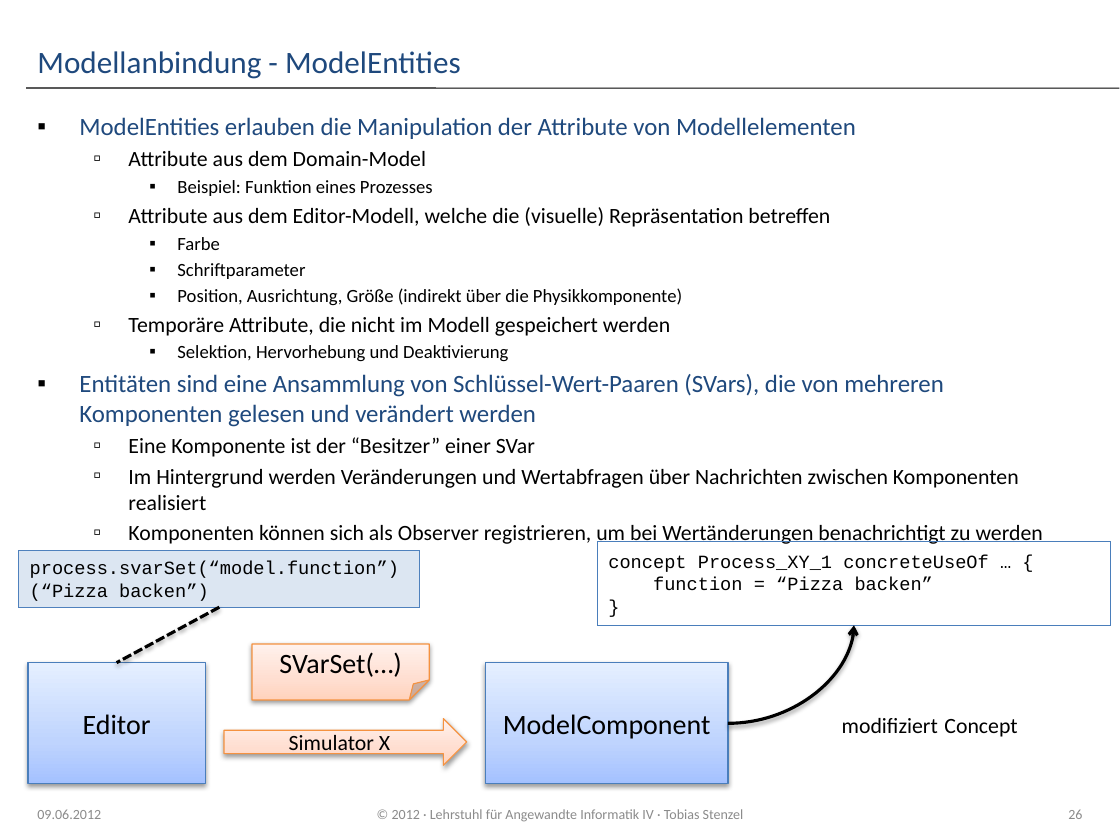
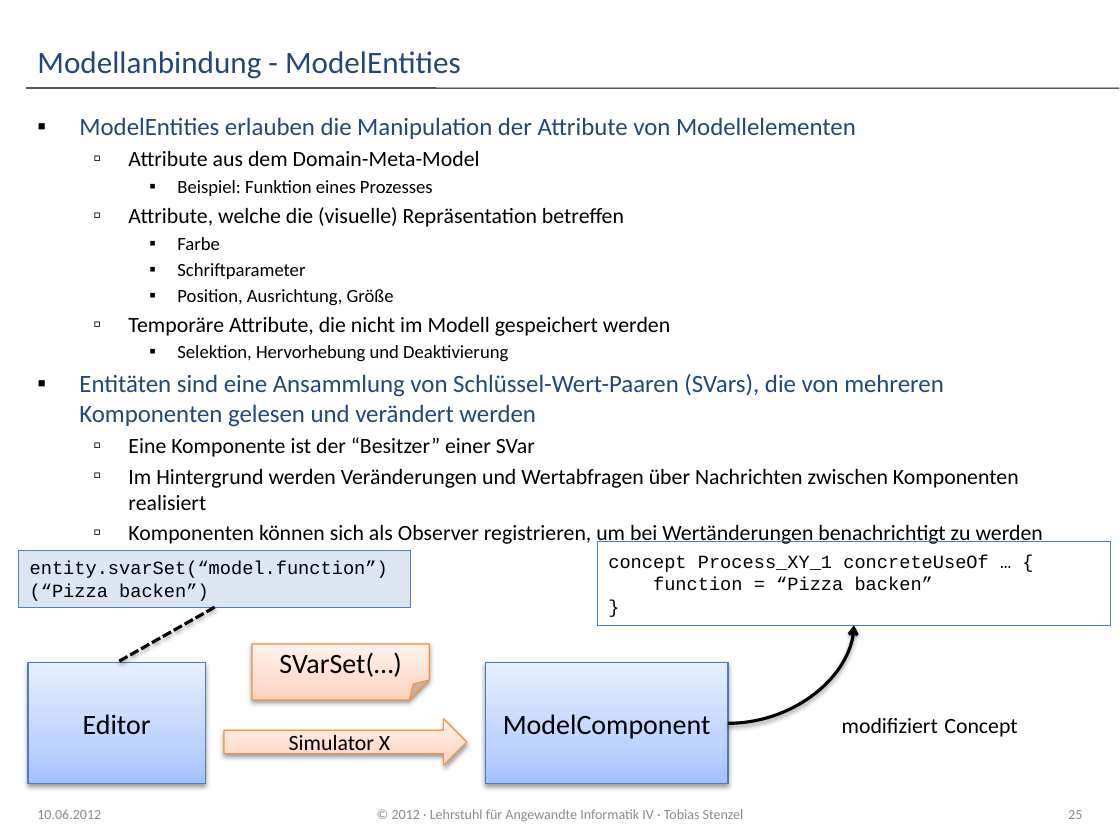
Before and after one commit to dpausp/ba-thesis, a slide deck: slide 25 of Praesentation_IPM3D.pptx (slide 26 before the commit). Drawn at 1120x840 pixels with LibreOffice and Linux fonts; fonts in the diff are those of the drawing; background and template pictures are left out. Boxes give left, top, right and bottom in pixels: in the first picture for what was removed or moved away, otherwise in the second. Text is boxed around its words. In the diff, an @@ line names an element or a change of style, - is before the commit and + after.

```diff
--- a/Praesentation_IPM3D.pptx
+++ b/Praesentation_IPM3D.pptx
@@ text at [128, 151, 480, 166]: text changed @@
-  ▫ Attribute aus dem Domain-Model
+  ▫ Attribute aus dem Domain-Meta-Model
@@ text at [128, 207, 624, 227]: text changed @@
-  ▫ Attribute aus dem Editor-Modell, welche die (visuelle) Repräsentation betreffen
+  ▫ Attribute, welche die (visuelle) Repräsentation betreffen
@@ text at [177, 289, 394, 305]: text changed @@
-    ▪ Position, Ausrichtung, Größe (indirekt über die Physikkomponente)
+    ▪ Position, Ausrichtung, Größe
@@ rectangle "entity.svarSet(“model.function”)(“Pizza backen”)": place and size @@
-rectangle "entity.svarSet(“model.function”)(“Pizza backen”)" at [19, 551, 420, 607]
+rectangle "entity.svarSet(“model.function”)(“Pizza backen”)" at [19, 551, 411, 607]
@@ text in rectangle at [30, 561, 388, 601]: text changed @@
-process.svarSet(“model.function”)(“Pizza backen”)
+entity.svarSet(“model.function”)(“Pizza backen”)
@@ line moved from (220, 607) - (116, 663) to (215, 607) - (116, 663) @@
@@ text at [37, 809, 101, 819]: text changed @@
-09.06.2012
+10.06.2012
```
Also in this commit, not shown: 27 other slides changed, 2 slides added, 3 slides removed, 1 other file.
